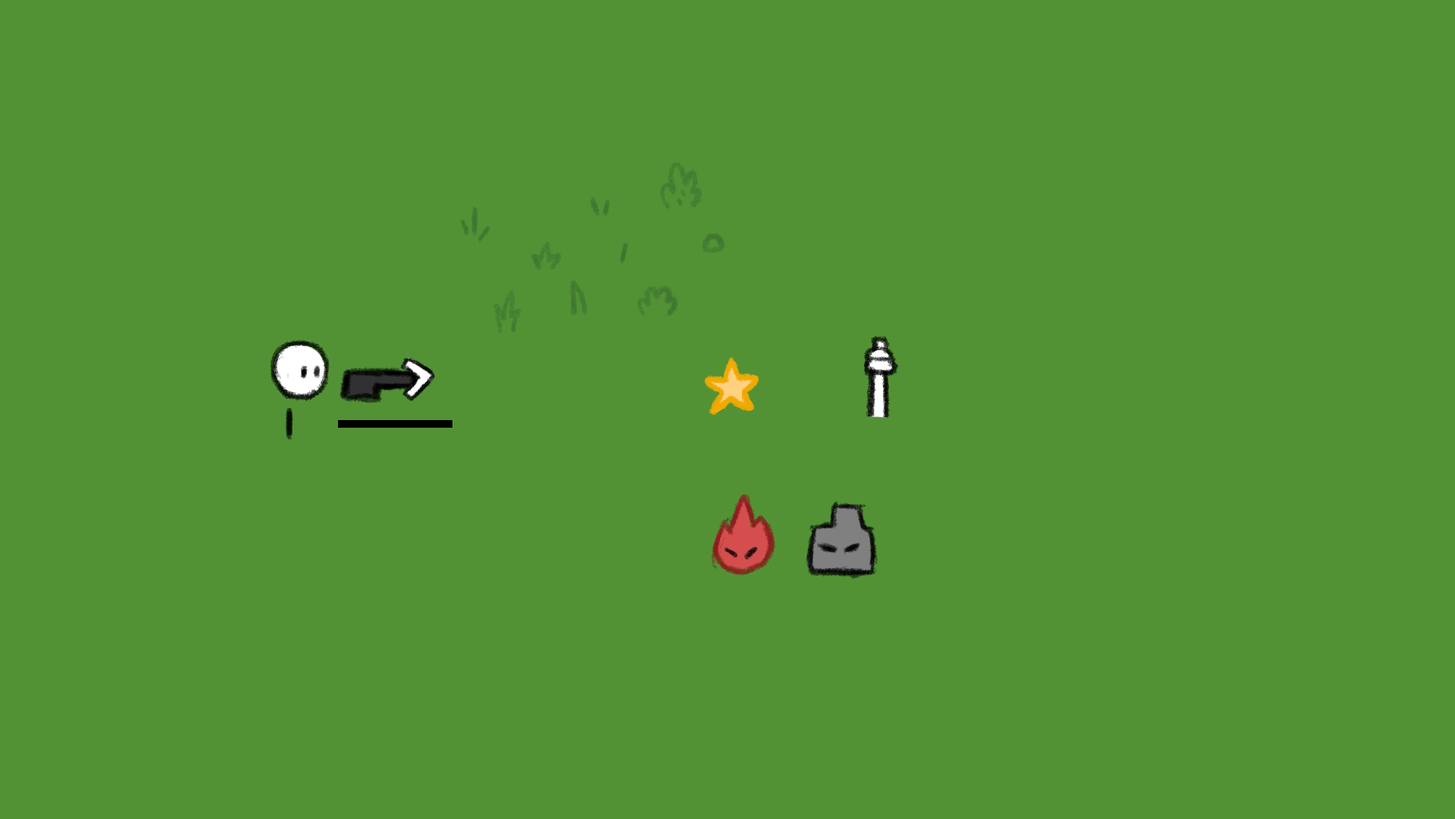
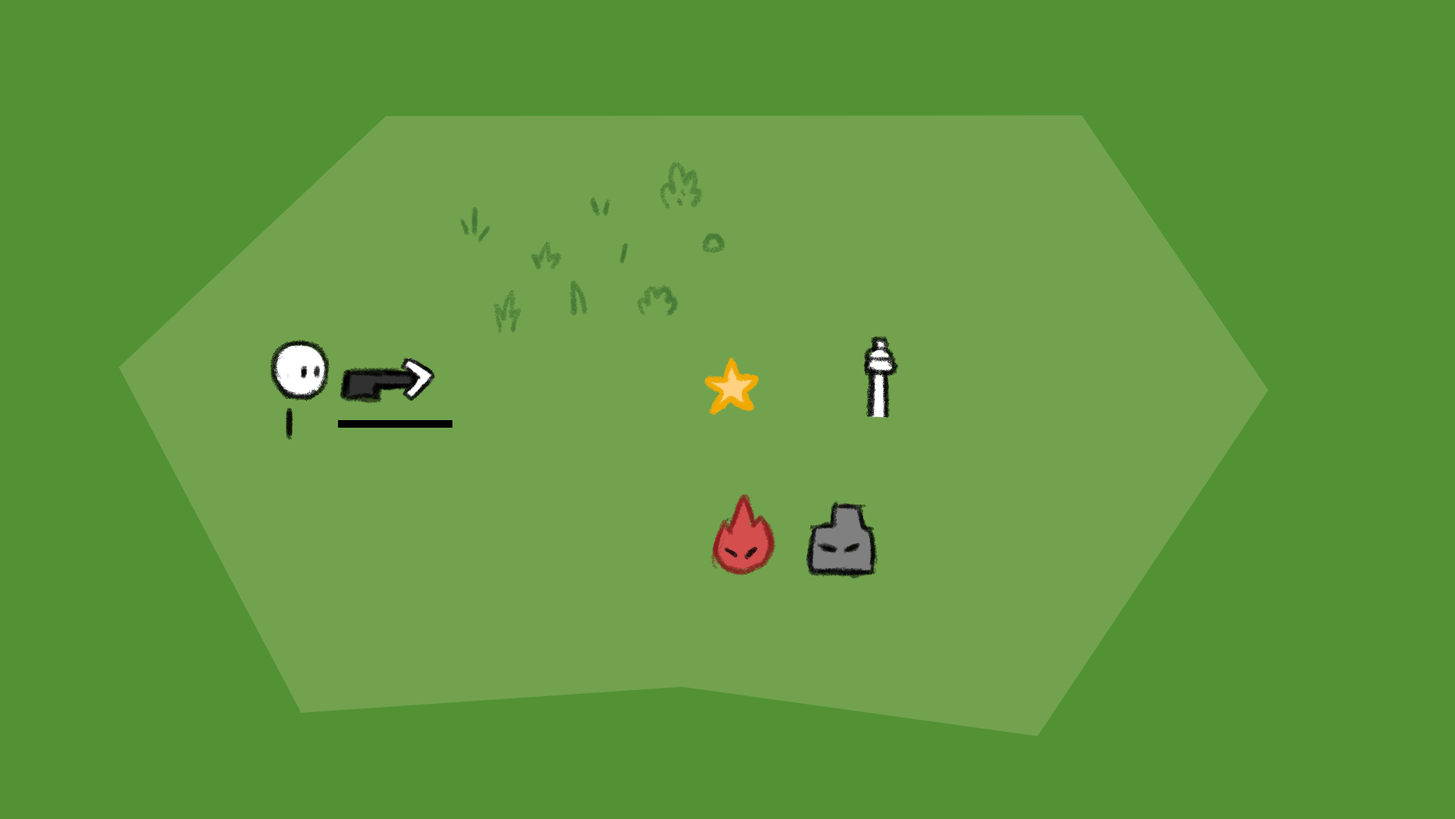
Layer changes from the first 1455x819 image to the second:
moved "floor_0" into group "floorDecoration" over box(493, 288, 523, 336)
moved "floor_1" into group "floorDecoration" over box(459, 206, 492, 245)
moved "floor_2" into group "floorDecoration" over box(530, 241, 562, 271)
moved "floor_3" into group "floorDecoration" over box(570, 279, 589, 316)
moved "floor_4" into group "floorDecoration" over box(637, 284, 680, 317)
moved "floor_5" into group "floorDecoration" over box(619, 242, 629, 265)
moved "floor_6" into group "floorDecoration" over box(588, 197, 611, 217)
moved "floor_7" into group "floorDecoration" over box(660, 161, 703, 211)
moved "floor_8" into group "floorDecoration" over box(701, 231, 726, 254)
added layer "playerField" above "Hintergrund" over box(119, 115, 1269, 737)
